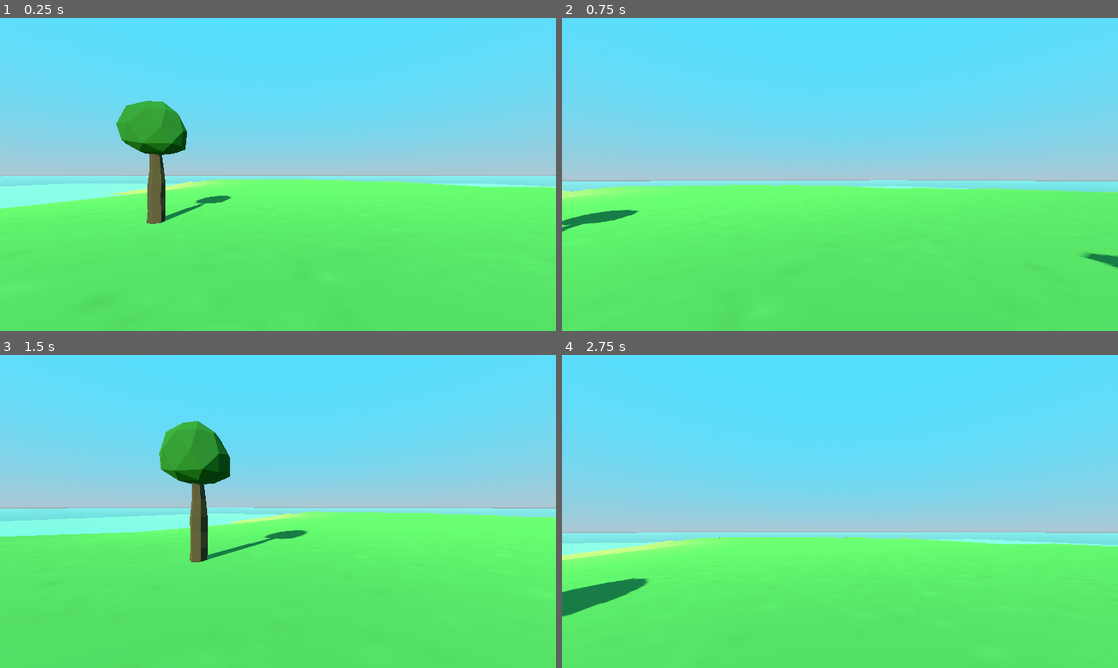
Above: before the commit, frames 1-4 (two rows, left to right).
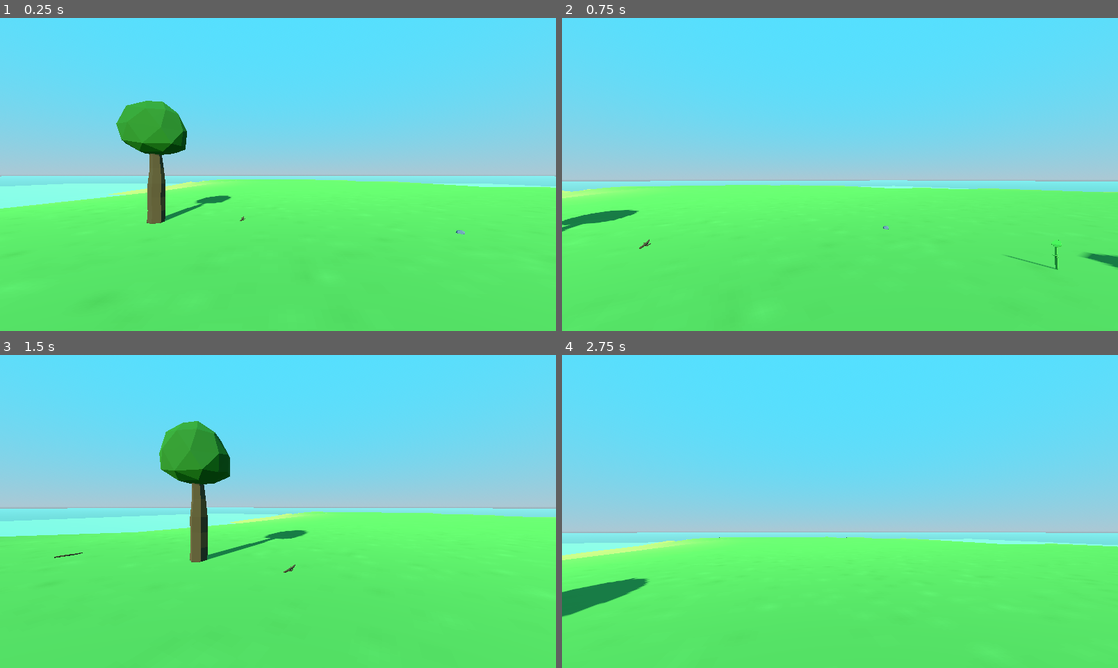
Above: after the commit, the same moments.

Repository: JulioEvencio/study-3d-godot
Game: Godot game, scene res://game/main_game.tscn
The game is run twice, just before and just after one commit, with the same random seed, the same clock (stepped at 60 frames per second) and the same inputs.
Inputs (mouse positions are in pixels of both pictures, inside the frame that each line leads up to):
- Up to frame 1 (0.25 s): no input
- Up to frame 2 (0.75 s): tap Enter at 0.5 s; move the mouse to (867, 174) at 0.52 s; hold W (move_forward) from 0.53 s (still down); tap E (interact) at 0.6 s
- Up to frame 3 (1.5 s): keep holding W (move_forward); tap Space (jump) at 0.77 s; move the mouse to (250, 511) at 1.27 s; tap E (interact) at 1.35 s
- Up to frame 4 (2.75 s): keep holding W (move_forward); tap Space (jump) at 1.52 s; move the mouse to (851, 505) at 2.02 s; hold Shift (sprint) from 2.03 s (still down); tap E (interact) at 2.3 s

The runs differ from the first frame. In frame 1, less than 0.1% of the frame differs, in the area x 43-84%, y 63-70%; in frame 2, 0.1%, in the area x 13-90%, y 66-81%; in frame 3, less than 0.1%; in frame 4, nothing differs.

Commit message:
added: interactable items

Diff:
--- /dev/null
+++ b/Study 3D Godot/actors/player/interaction_ray_cast.gd
@@ -0,0 +1,8 @@
+extends RayCast3D
+
+func check_interaction() -> void:
+	if is_colliding() and Input.is_action_just_pressed("interact"):
+		var collider := get_collider()
+
+		if collider is Interactable:
+			collider.start_interaction()
--- a/Study 3D Godot/actors/player/player.gd
+++ b/Study 3D Godot/actors/player/player.gd
@@ -7,6 +7,7 @@
 @export var mouse_sensitivity := 0.005
 
 @onready var head: Node3D = $Head
+@onready var interaction_ray_cast: RayCast3D = $Head/InteractionRayCast
 
 func _ready() -> void:
 	Input.set_mouse_mode(Input.MOUSE_MODE_CAPTURED)
@@ -18,6 +19,9 @@
 func _unhandled_key_input(event: InputEvent) -> void:
 	if event.is_action_pressed("escape"):
 		Input.set_mouse_mode(Input.MOUSE_MODE_VISIBLE)
+
+func _process(_delta: float) -> void:
+	interaction_ray_cast.check_interaction()
 
 func _physics_process(_delta: float) -> void:
 	move()
--- a/Study 3D Godot/actors/player/player.tscn
+++ b/Study 3D Godot/actors/player/player.tscn
@@ -1,6 +1,7 @@
-[gd_scene load_steps=3 format=3 uid="uid://de1b4hq7m3r1u"]
+[gd_scene load_steps=4 format=3 uid="uid://de1b4hq7m3r1u"]
 
 [ext_resource type="Script" path="res://actors/player/player.gd" id="1_ygkew"]
+[ext_resource type="Script" path="res://actors/player/interaction_ray_cast.gd" id="2_mcwa6"]
 
 [sub_resource type="CapsuleShape3D" id="CapsuleShape3D_t4e7u"]
 radius = 0.25
@@ -8,6 +9,7 @@
 
 [node name="Player" type="CharacterBody3D"]
 transform = Transform3D(1, 0, 0, 0, 1, 0, 0, 0, 1, 0, 0.9, 0)
+collision_layer = 2
 script = ExtResource("1_ygkew")
 
 [node name="CollisionShape3D" type="CollisionShape3D" parent="."]
@@ -17,3 +19,9 @@
 transform = Transform3D(1, 0, 0, 0, 1, 0, 0, 0, 1, 0, 0.650139, 0)
 
 [node name="Camera3D" type="Camera3D" parent="Head"]
+
+[node name="InteractionRayCast" type="RayCast3D" parent="Head"]
+target_position = Vector3(0, 0, -2)
+collision_mask = 4
+collide_with_areas = true
+script = ExtResource("2_mcwa6")
--- /dev/null
+++ b/Study 3D Godot/game/configs/item_config.gd
@@ -0,0 +1,7 @@
+class_name ItemConfig
+
+enum Keys {
+	Stick,
+	Stone,
+	Plant
+}
--- a/Study 3D Godot/game/main_game.tscn
+++ b/Study 3D Godot/game/main_game.tscn
@@ -1,9 +1,12 @@
-[gd_scene load_steps=11 format=3 uid="uid://ddm04vo8fjdlx"]
+[gd_scene load_steps=14 format=3 uid="uid://ddm04vo8fjdlx"]
 
 [ext_resource type="PackedScene" uid="uid://b0oh3g2n3tpuc" path="res://meshes/terrain.tscn" id="1_hsklm"]
 [ext_resource type="PackedScene" uid="uid://betfibqjinoti" path="res://meshes/tree.tscn" id="2_skaly"]
 [ext_resource type="PackedScene" uid="uid://ckexbex6qdm3u" path="res://meshes/mushroom.tscn" id="3_5reyx"]
 [ext_resource type="PackedScene" uid="uid://de1b4hq7m3r1u" path="res://actors/player/player.tscn" id="4_wysnu"]
+[ext_resource type="PackedScene" uid="uid://cq8xhl1rnain0" path="res://items/interactables/pickuppable_stone.tscn" id="5_vy14j"]
+[ext_resource type="PackedScene" uid="uid://cvd3derpejpjo" path="res://items/interactables/pickuppable_stick.tscn" id="6_sob5p"]
+[ext_resource type="PackedScene" uid="uid://cund54rjxmbqn" path="res://items/interactables/pickuppable_plant.tscn" id="7_wk0lq"]
 
 [sub_resource type="ProceduralSkyMaterial" id="ProceduralSkyMaterial_t724j"]
 sky_top_color = Color(0.32549, 0.878431, 1, 1)
@@ -47,6 +50,7 @@
 [node name="Terrain" parent="StageController/Island" instance=ExtResource("1_hsklm")]
 
 [node name="StaticBody3D" type="StaticBody3D" parent="StageController/Island/Terrain"]
+collision_mask = 0
 
 [node name="CollisionShape3D" type="CollisionShape3D" parent="StageController/Island/Terrain/StaticBody3D"]
 shape = SubResource("ConcavePolygonShape3D_hqdmq")
@@ -71,3 +75,30 @@
 
 [node name="Mushroom2" parent="StageController/Island" instance=ExtResource("3_5reyx")]
 transform = Transform3D(1, 0, 0, 0, 1, 0, 0, 0, 1, 2.5004, 0, 4.91621)
+
+[node name="PickuppableStone" parent="StageController/Island" instance=ExtResource("5_vy14j")]
+transform = Transform3D(1, 0, 0, 0, 1, 0, 0, 0, 1, 2.41245, 0, 2.15115)
+
+[node name="PickuppableStone2" parent="StageController/Island" instance=ExtResource("5_vy14j")]
+transform = Transform3D(1, 0, 0, 0, 1, 0, 0, 0, 1, -6.19927, 0, -1.38391)
+
+[node name="PickuppableStone3" parent="StageController/Island" instance=ExtResource("5_vy14j")]
+transform = Transform3D(1, 0, 0, 0, 1, 0, 0, 0, 1, 4.81166, 0, -5.36392)
+
+[node name="PickuppableStick" parent="StageController/Island" instance=ExtResource("6_sob5p")]
+transform = Transform3D(1, 0, 0, 0, 1, 0, 0, 0, 1, -8.01672, 0, -5.11506)
+
+[node name="PickuppableStick2" parent="StageController/Island" instance=ExtResource("6_sob5p")]
+transform = Transform3D(1, 0, 0, 0, 1, 0, 0, 0, 1, -1.22945, 0, -7.06738)
+
+[node name="PickuppableStick3" parent="StageController/Island" instance=ExtResource("6_sob5p")]
+transform = Transform3D(1, 0, 0, 0, 1, 0, 0, 0, 1, -2.89511, 0, 3.58941)
+
+[node name="PickuppablePlant" parent="StageController/Island" instance=ExtResource("7_wk0lq")]
+transform = Transform3D(1, 0, 0, 0, 1, 0, 0, 0, 1, -11.3384, 0, 0)
+
+[node name="PickuppablePlant2" parent="StageController/Island" instance=ExtResource("7_wk0lq")]
+transform = Transform3D(1, 0, 0, 0, 1, 0, 0, 0, 1, 5.32593, 0, -1.70696)
+
+[node name="PickuppablePlant3" parent="StageController/Island" instance=ExtResource("7_wk0lq")]
+transform = Transform3D(1, 0, 0, 0, 1, 0, 0, 0, 1, -3.29648, 0, 6.3458)
--- /dev/null
+++ b/Study 3D Godot/items/interactables/interactable.gd
@@ -0,0 +1,7 @@
+extends Area3D
+class_name Interactable
+
+@export var prompt := "interact"
+
+func start_interaction() -> void:
+	pass
--- /dev/null
+++ b/Study 3D Godot/items/interactables/pickuppable.gd
@@ -0,0 +1,9 @@
+extends Interactable
+class_name Pickuppable
+
+@export var item_key : ItemConfig.Keys
+
+@onready var parent: Node3D = get_parent()
+
+func start_interaction() -> void:
+	parent.queue_free()
--- /dev/null
+++ b/Study 3D Godot/items/interactables/pickuppable_plant.tscn
@@ -0,0 +1,20 @@
+[gd_scene load_steps=4 format=3 uid="uid://cund54rjxmbqn"]
+
+[ext_resource type="PackedScene" uid="uid://dlebr440dt1cc" path="res://items/interactables/pickuppable_template.tscn" id="1_2f0ki"]
+[ext_resource type="PackedScene" uid="uid://dxeg8m15lqm7y" path="res://meshes/plant.tscn" id="2_82xsm"]
+
+[sub_resource type="CapsuleShape3D" id="CapsuleShape3D_cprm0"]
+radius = 0.0263168
+height = 0.482023
+
+[node name="PickuppablePlant" instance=ExtResource("1_2f0ki")]
+
+[node name="Pickuppable" parent="." index="0"]
+item_key = 2
+prompt = "Pickup plant"
+
+[node name="CollisionShape3D" parent="Pickuppable" index="0"]
+transform = Transform3D(1, 0, 0, 0, 1, 0, 0, 0, 1, 0.00419587, 0.219881, 0)
+shape = SubResource("CapsuleShape3D_cprm0")
+
+[node name="Plant" parent="." index="1" instance=ExtResource("2_82xsm")]
--- /dev/null
+++ b/Study 3D Godot/items/interactables/pickuppable_stick.tscn
@@ -0,0 +1,19 @@
+[gd_scene load_steps=4 format=3 uid="uid://cvd3derpejpjo"]
+
+[ext_resource type="PackedScene" uid="uid://dlebr440dt1cc" path="res://items/interactables/pickuppable_template.tscn" id="1_5gpjy"]
+[ext_resource type="PackedScene" uid="uid://cn5dixxxnq3ft" path="res://meshes/stick.tscn" id="2_hdl5l"]
+
+[sub_resource type="CapsuleShape3D" id="CapsuleShape3D_qwc4a"]
+radius = 0.0489334
+height = 0.675976
+
+[node name="PickuppableStick" instance=ExtResource("1_5gpjy")]
+
+[node name="Pickuppable" parent="." index="0"]
+prompt = "Pickup stick"
+
+[node name="CollisionShape3D" parent="Pickuppable" index="0"]
+transform = Transform3D(1, 0, 0, 0, -4.37114e-08, -1, 0, 1, -4.37114e-08, 0, 0.0174115, 0)
+shape = SubResource("CapsuleShape3D_qwc4a")
+
+[node name="Stick" parent="." index="1" instance=ExtResource("2_hdl5l")]
--- /dev/null
+++ b/Study 3D Godot/items/interactables/pickuppable_stone.tscn
@@ -0,0 +1,19 @@
+[gd_scene load_steps=4 format=3 uid="uid://cq8xhl1rnain0"]
+
+[ext_resource type="PackedScene" uid="uid://dlebr440dt1cc" path="res://items/interactables/pickuppable_template.tscn" id="1_ogf50"]
+[ext_resource type="PackedScene" uid="uid://b4naieladwse1" path="res://meshes/stone.tscn" id="2_heg57"]
+
+[sub_resource type="SphereShape3D" id="SphereShape3D_pkfmy"]
+radius = 0.100743
+
+[node name="PickuppableStone" instance=ExtResource("1_ogf50")]
+
+[node name="Pickuppable" parent="." index="0"]
+item_key = 1
+prompt = "Pickup stone"
+
+[node name="CollisionShape3D" parent="Pickuppable" index="0"]
+transform = Transform3D(1, 0, 0, 0, -4.37114e-08, -1, 0, 1, -4.37114e-08, 0, 0.00546516, 0)
+shape = SubResource("SphereShape3D_pkfmy")
+
+[node name="Stone" parent="." index="1" instance=ExtResource("2_heg57")]
--- /dev/null
+++ b/Study 3D Godot/items/interactables/pickuppable_template.tscn
@@ -0,0 +1,12 @@
+[gd_scene load_steps=2 format=3 uid="uid://dlebr440dt1cc"]
+
+[ext_resource type="Script" path="res://items/interactables/pickuppable.gd" id="1_7bcan"]
+
+[node name="PickuppableTemplate" type="Node3D"]
+
+[node name="Pickuppable" type="Area3D" parent="."]
+collision_layer = 4
+collision_mask = 0
+script = ExtResource("1_7bcan")
+
+[node name="CollisionShape3D" type="CollisionShape3D" parent="Pickuppable"]
--- a/Study 3D Godot/project.godot
+++ b/Study 3D Godot/project.godot
@@ -69,3 +69,9 @@
 "events": [Object(InputEventKey,"resource_local_to_scene":false,"resource_name":"","device":-1,"window_id":0,"alt_press …(182 unchanged characters)…
 ]
 }
+
+[layer_names]
+
+3d_physics/layer_1="ground"
+3d_physics/layer_2="actor"
+3d_physics/layer_3="interactable"
